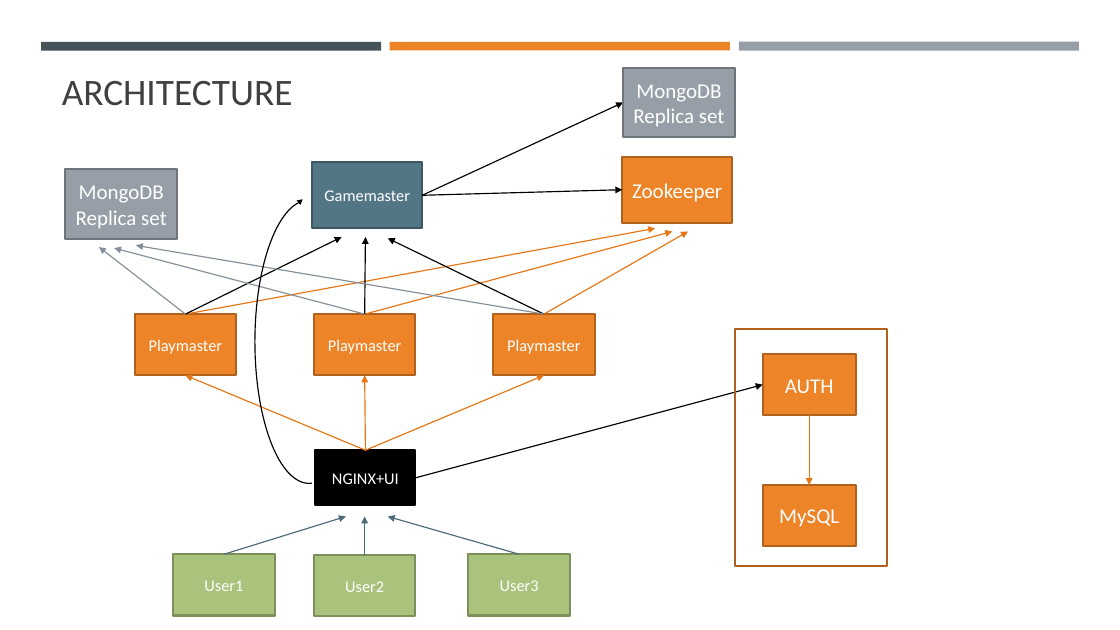
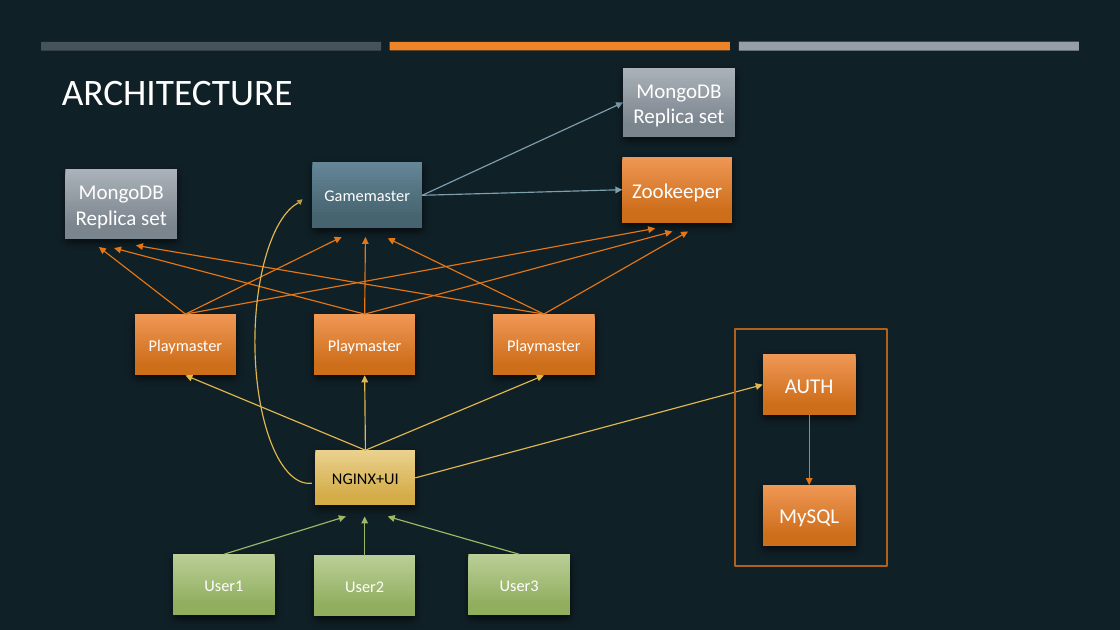
Before and after one commit to margaeor/COMP414-Distributed-Systems, a slide deck: slide 2 of presentation/Distributed.pptx. Drawn at 1120x630 pixels with LibreOffice and Linux fonts; fonts in the diff are those of the drawing. Boxes give left, top, right and bottom in pixels: in the first picture for what was removed or moved away, otherwise in the second. Text is boxed around its words. In the diff, an @@ line names an element or a change of style, - is before the commit and + after.

Commit message:
Update presentation

```diff
--- a/presentation/Distributed.pptx
+++ b/presentation/Distributed.pptx
@@ background #FFFFFF to #102027 @@
@@ title "ARCHITECTURE" at box(62, 80, 293, 106): text colour #404040 to #FFFFFF @@
@@ rectangle "MongoDB" at box(623, 68, 735, 137): fill #969FA7 to gradient #ABB2B8 to #7C868F; outline #6F767C 1.75 pt to none; shadow on @@
@@ arrow (423, 195) - (623, 103): stroke #000000 1 pt to #7E9FAE 1 pt @@
@@ rectangle "MongoDB" at box(66, 170, 177, 239): fill #969FA7 to gradient #ABB2B8 to #7C868F; outline #6F767C 1.75 pt to none; shadow on @@
@@ rectangle "Gamemaster" at box(313, 162, 423, 229): fill #537685 to gradient #648797 to #466370; outline #3D5762 1.75 pt to none; shadow on @@
@@ fill #ED8428 to gradient #F09856 to #CE6F1B; outline #AF621E 1.75 pt to none; shadow on in 6 elements at box(763, 355, 856, 416), box(763, 485, 856, 546), box(134, 314, 236, 376), box(314, 314, 416, 376), box(493, 314, 595, 376), box(623, 156, 733, 223) @@
@@ arc (boxed as its full ellipse) at box(255, 200, 364, 483): outline #000000 1 pt to #E1B850 1 pt @@
@@ triangle at box(297, 197, 304, 205): fill #000000 to #BA9B48 @@
@@ arrow (423, 195) - (623, 190): stroke #000000 1 pt to #7E9FAE 1 pt @@
@@ arrow (186, 314) - (342, 237): stroke #000000 1 pt to #E67613 1 pt @@
@@ arrow (365, 314) - (365, 237): stroke #000000 1 pt to #E67613 1 pt @@
@@ arrow (544, 314) - (388, 239): stroke #000000 1 pt to #E67613 1 pt @@
@@ arrow (186, 314) - (99, 247): stroke #858F99 1 pt to #E67613 1 pt @@
@@ arrow (365, 314) - (114, 248): stroke #858F99 1 pt to #E67613 1 pt @@
@@ arrow (544, 314) - (136, 245): stroke #858F99 1 pt to #E67613 1 pt @@
@@ arrow (365, 450) - (186, 376): stroke #E67613 1 pt to #E1B850 1 pt @@
@@ arrow (365, 450) - (365, 376): stroke #E67613 1 pt to #E1B850 1 pt @@
@@ arrow (365, 450) - (544, 376): stroke #E67613 1 pt to #E1B850 1 pt @@
@@ arrow (416, 478) - (763, 385): stroke #000000 1 pt to #E1B850 1 pt @@
@@ rectangle "NGINX+UI" at box(315, 450, 415, 506): text colour #FFFFFF to #000000; fill #000000 to gradient #ECD190 to #D4AD49; outline #000000 1.75 pt to none; shadow on @@
@@ arrow (224, 555) - (346, 517): stroke #4B6A78 1 pt to #9BB966 1 pt @@
@@ arrow (365, 555) - (365, 517): stroke #4B6A78 1 pt to #9BB966 1 pt @@
@@ arrow (519, 555) - (388, 517): stroke #4B6A78 1 pt to #9BB966 1 pt @@
@@ fill #A9C37C to gradient #BACF97 to #91AE5E; outline #7D905C 1.75 pt to none; shadow on in 3 elements at box(173, 555, 275, 616), box(314, 555, 416, 617), box(469, 555, 571, 616) @@
```
Also in this commit, not shown: 14 other slides changed, 2 slides added, 1 other file.
